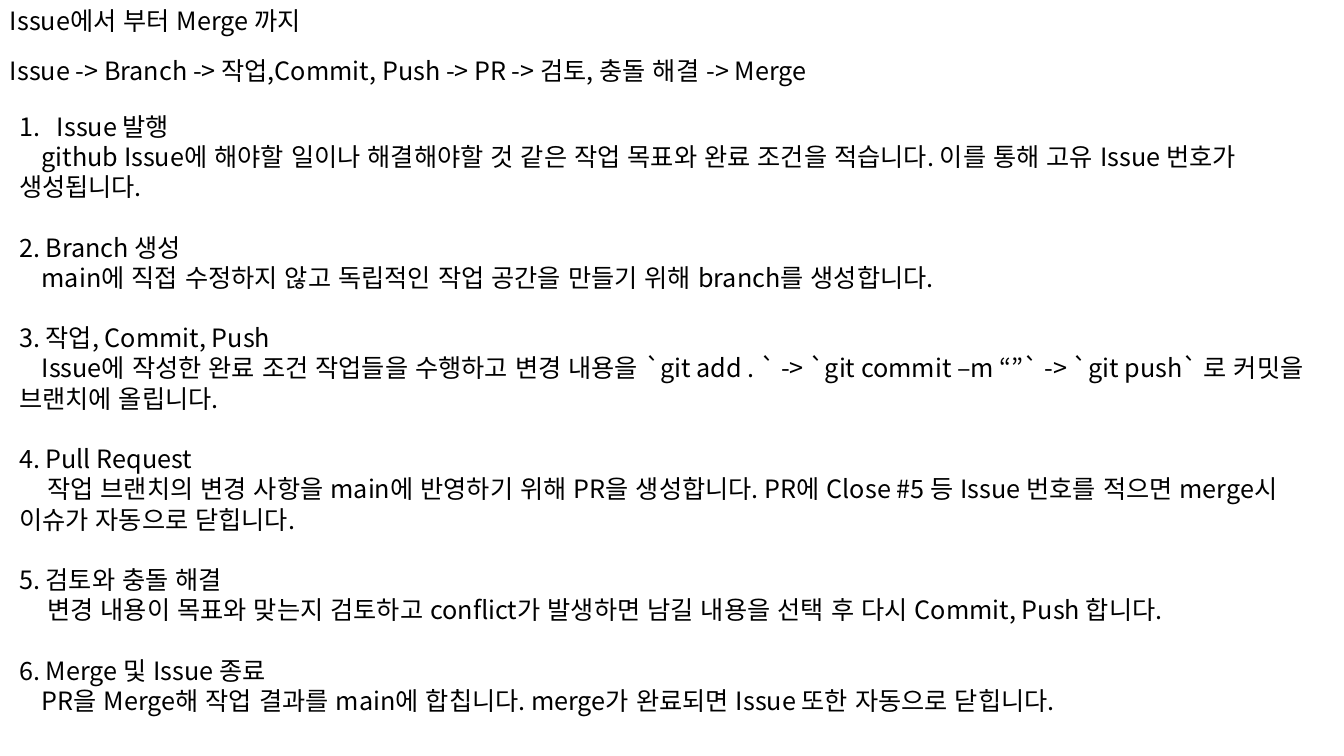
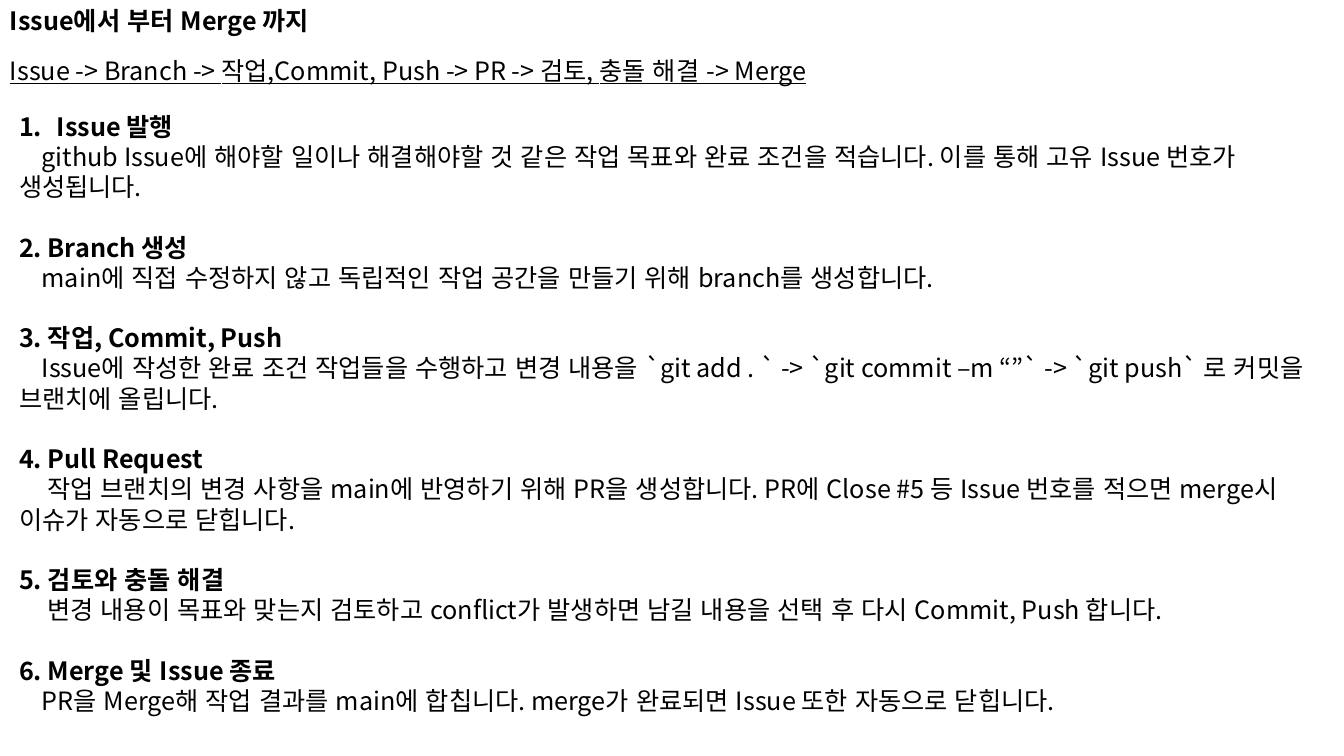
Before and after one commit to DHeon/devops, a slide deck: slide 1 of week08/Issue_Merge.pptx. Drawn at 1344x756 pixels with LibreOffice and Linux fonts; fonts in the diff are those of the drawing. Boxes give left, top, right and bottom in pixels: in the first picture for what was removed or moved away, otherwise in the second. Text is boxed around its words. In the diff, an @@ line names an element or a change of style, - is before the commit and + after.

```diff
--- a/week08/Issue_Merge.pptx
+++ b/week08/Issue_Merge.pptx
@@ text "Issue에서 부터 Merge 까지" at (x1=10, y1=9, x2=308, y2=36): bold on @@
@@ text "Issue -> Branch -> 작업,Commit, ..." at (x1=10, y1=59, x2=807, y2=86): underline on @@
@@ text at (x1=19, y1=115, x2=282, y2=686): bold on in "Issue 발행", "2. Branch 생성", "3. 작업, Commit, Push", "4. Pull Request" and 2 more places @@
```
Also in this commit, not shown: 3 other files.
